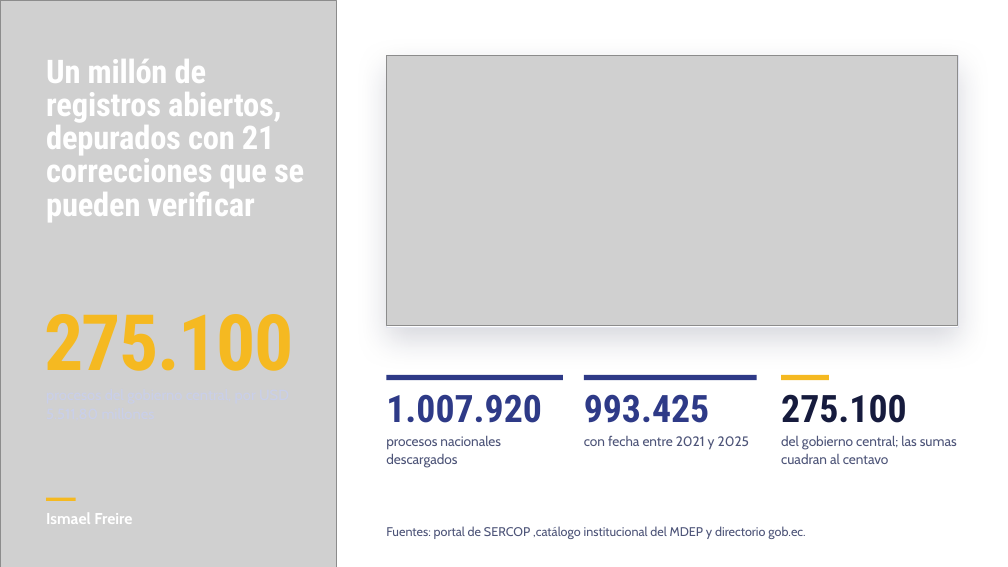
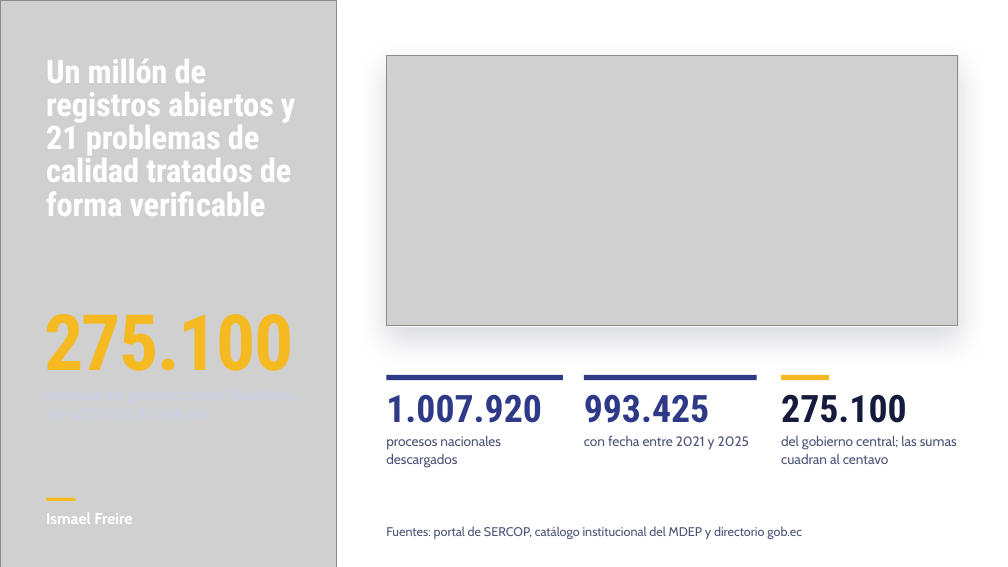
Before and after one commit to Vladimirjon/ec-gov-procurement-dw, a slide deck: slide 3 of deliverables/h3/H3PresentacionBravoFreireGuajanPasquelTorres.pptx. Drawn at 1008x567 pixels with LibreOffice and Linux fonts; fonts in the diff are those of the drawing; grey boxes stand for pictures. Boxes give left, top, right and bottom in pixels: in the first picture for what was removed or moved away, otherwise in the second. Text is boxed around its words. In the diff, an @@ line names an element or a change of style, - is before the commit and + after.

```diff
--- a/deliverables/h3/H3PresentacionBravoFreireGuajanPasquelTorres.pptx
+++ b/deliverables/h3/H3PresentacionBravoFreireGuajanPasquelTorres.pptx
@@ text at (x1=46, y1=59, x2=296, y2=216): text changed @@
-Un millón de registros abiertos, depurados con 21 correcciones que se pueden verificar
+Un millón de registros abiertos y 21 problemas de calidad tratados de forma verificable
@@ text at (x1=386, y1=526, x2=802, y2=539): text changed @@
-Fuentes: portal de SERCOP ,catálogo institucional del MDEP y directorio gob.ec.
+Fuentes: portal de SERCOP, catálogo institucional del MDEP y directorio gob.ec
```
Also in this commit, not shown: 3 other slides changed, 6 other files.
